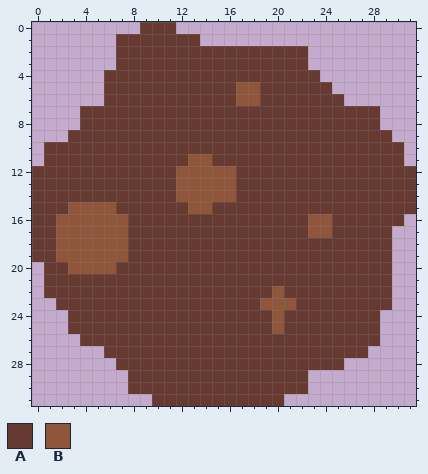
Pixel-art sprite -- assets/boulder.png. The picture above is the old version.
The file is 32x32 pixels.
Palette (. is transparent): A #663931  B #8f563b
Once edited:
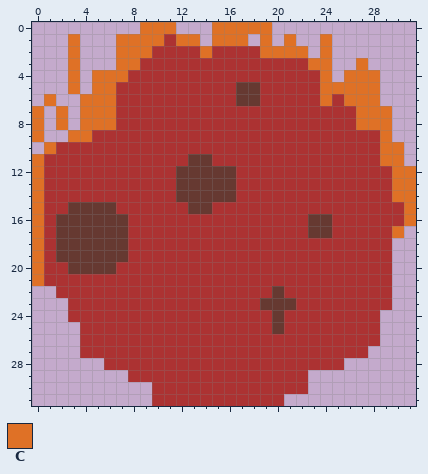
Colours new in this view: C #df7126
Difference:
Colour A changes from #663931 to #ac3232.
Colour B changes from #8f563b to #663931.
The author put colour A in row 27 at x 4 to 5; in row 28 at x 6.
The author put colour C in row 0 at x 15 to 19; in row 1 at x 3, 15 to 17, 19, 21 and 24; in row 2 at x 3 and 24; in row 3 at x 3, 23 to 24 and 27; in row 4 at x 3, 5, 24 and 26 to 28; in row 5 at x 3, 5 and 25 to 28.
The author put colour C in row 6 at x 1, 4 to 5 and 26 to 28; in rows 7 to 8 at x 0, 2 and 29; in row 9 at x 0; in row 11 at x 0; in row 16 at x 31; in row 17 at x 30.
The author put colour C in rows 20 to 21 at x 0.
Colour A becomes colour C in row 0 at x 9 to 11; in row 1 at x 7 to 10 and 12 to 13; in row 2 at x 7 to 9, 14 and 19 to 22; in row 3 at x 7 to 8; in row 4 at x 6 to 7; in rows 5 to 6 at x 6 and 24.
Colour A becomes colour C in rows 7 to 8 at x 4 to 6 and 27 to 28; in row 9 at x 3 to 4 and 29; in row 10 at x 1 and 29 to 30; in row 11 at x 29 to 30; in rows 12 to 14 at x 0 and 30 to 31; in row 15 at x 0 and 31.
Colour A becomes colour C in rows 16 to 19 at x 0.
Colour A is gone in row 22 at x 1; in row 23 at x 2; in row 25 at x 3; in row 30 at x 8 to 9.
Where, in picture pixels (left, top, right, bottom), the same in both pictures:
changed: (32, 22, 416, 406)
